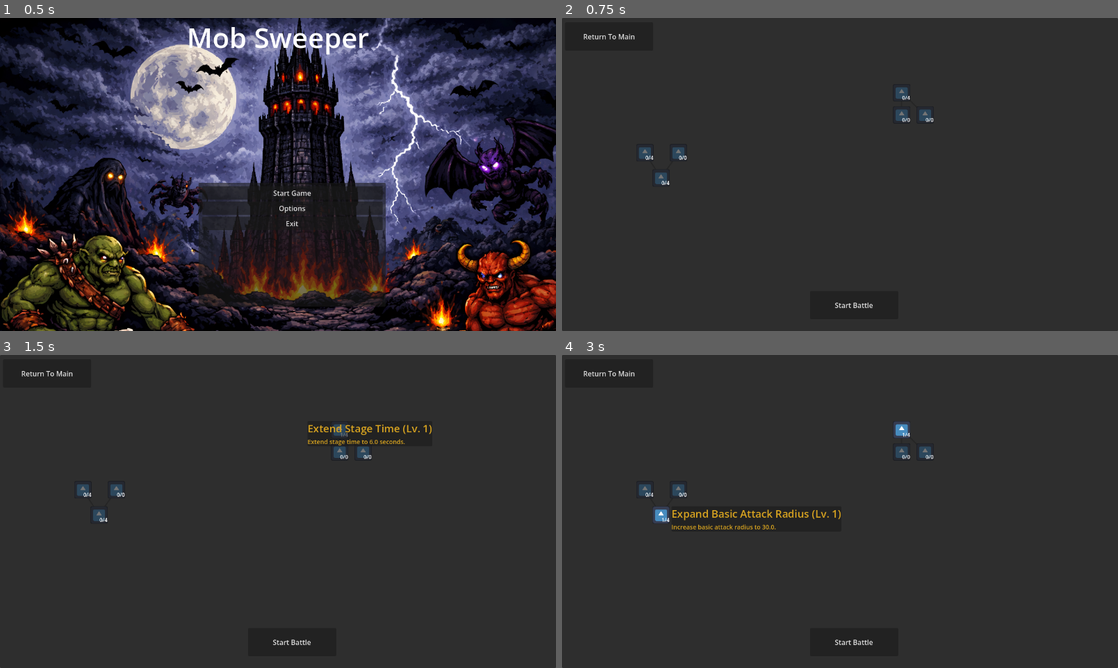
Above: before the commit, frames 1-4 (two rows, left to right).
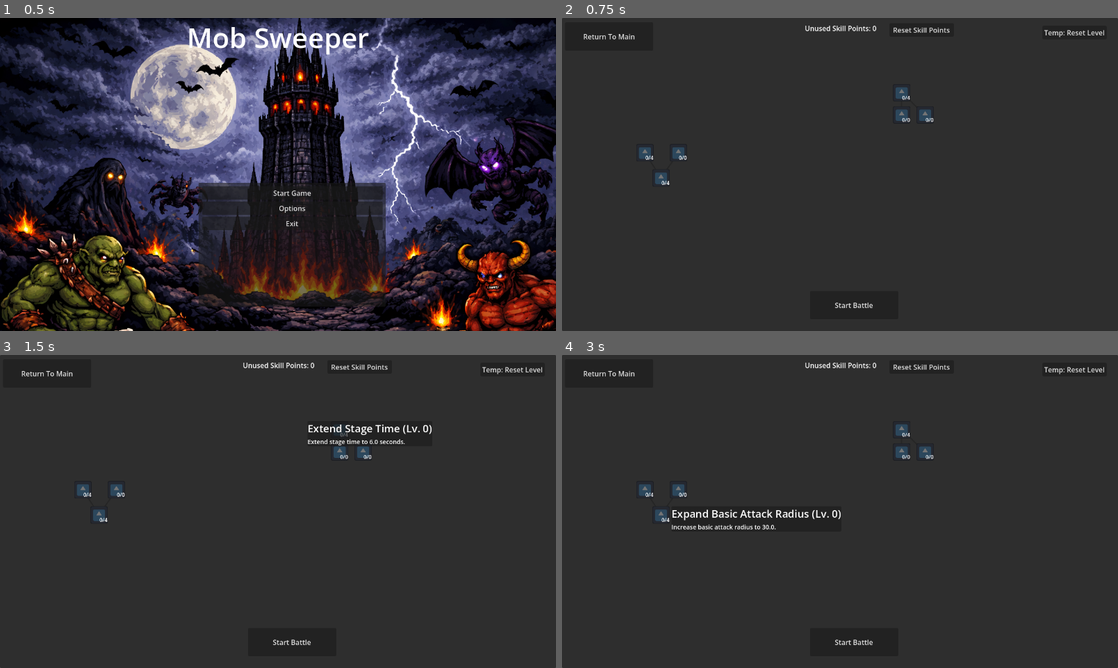
Above: after the commit, the same moments.

Repository: Chopstick83/godot_idle_arpg
Game: Godot game, scene res://mainmenu.tscn
The game is run twice, just before and just after one commit, with the same random seed, the same clock (stepped at 60 frames per second) and the same inputs. The engine's default icon, where the game draws it, is replaced by a stand-in: a white triangle on a blue panel in a dark square.
Inputs (mouse positions are in pixels of both pictures, inside the frame that each line leads up to):
- Up to frame 1 (0.5 s): no input
- Up to frame 2 (0.75 s): click "Start Game" at 0.5 s
- Up to frame 3 (1.5 s): click (339, 430) at 1.25 s
- Up to frame 4 (3 s): click (901, 452) at 2.02 s; click (662, 514) at 2.75 s

Frame 1 is identical in both runs. In frame 2, 0.3% of the frame differs, in the area x 43-98%, y 2-7%; in frame 3, 0.7%; in frame 4, 1.1%, in the area x 16-98%, y 2-56%.

Commit message:
feat: 스킬 트리 포인트 초기화 처리 추가

Diff:
--- a/Localizations/translations.csv
+++ b/Localizations/translations.csv
@@ -29,3 +29,5 @@
 SKILL_DESC_EXPAND_ATTACK_RADIUS,기본 공격 범위 반지름이 {0}로 증가합니다.,Increase basic attack radius to {0}.,,,,,,,,,
 SKILL_TITLE_FASTER_AS,공격 속도 증가,Faster Attack Speed,,,,,,,,,
 SKILL_DESC_FASTER_AS,기본 공격이 {0}초 마다 공격 합니다.,Basic attacks every {0} seconds.,,,,,,,,,
+SKILL_POINT_UNUSED,미사용 스킬 포인트: {0},Unused Skill Points: {0},,,,,,,,,
+RESET_SKILL_POINTS,스킬 포인트 초기화,Reset Skill Points,,,,,,,,,
--- a/SkillTree/Skills/skill_button.gd
+++ b/SkillTree/Skills/skill_button.gd
@@ -14,6 +14,8 @@
 const lined_color = Color("ffff3f")
 
 signal save_requested(id: String, level: int)
+signal point_increased()
+signal point_decreased()
 
 var level: int = 0:
 	set(value):
@@ -44,6 +46,10 @@
 	if level >= desc_param.size():
 		return
 
+	var parent = get_parent().get_parent() as SkillTree
+	if parent.user_tree_data.unspend == 0:
+		return
+
 	level = level+1
 
 	# 하위 찍었을 때 연결 선 색상 변경
@@ -56,6 +62,7 @@
 		if skill is SkillNode and level == 1:
 			skill.disabled = false
 
+	point_decreased.emit()
 	save_requested.emit(id, level)
 
 func _on_gui_input(event: InputEvent) -> void:
@@ -64,7 +71,8 @@
 		if event.button_index == MOUSE_BUTTON_RIGHT and event.pressed:
 			if level > 1:
 				level -= 1
-			else:
+				point_increased.emit()
+			elif level == 1:
 				var all_child_empty = false
 				var child_skills = get_children()
 				for skill in child_skills:
@@ -80,6 +88,7 @@
 					if skill is SkillNode:
 						skill.disabled = true
 				line_2d.default_color = default_color
+				point_increased.emit()
 			save_requested.emit(id, level)
 
 func _on_mouse_entered() -> void:
--- a/SkillTree/skill_tree.gd
+++ b/SkillTree/skill_tree.gd
@@ -2,10 +2,10 @@
 class_name SkillTree
 
 @onready var panel: Panel = $Panel
-@onready var extend_time: SkillNode = $Panel/ExtendTime
-
 @onready var return_to_main_button: Button = $Panel/ReturnToMainButton
 @onready var battle_start_button: Button = $BattleStartButton
+@onready var point_left_label: Label = $Panel/PointLeftLabel
+@onready var reset_skill_point_button: Button = $Panel/ResetSkillPointButton
 
 var user_tree_data: UserTreeData
 
@@ -18,15 +18,49 @@
 func _ready() -> void:
 	return_to_main_button.text = tr("RETURN_TO_MAIN")
 	battle_start_button.text = tr("START_BATTLE")
+	reset_skill_point_button.text = tr("RESET_SKILL_POINTS")
 
 	user_tree_data = SaveManager.load_skill()
+
 	var skill_nodes = panel.find_children("*", "SkillNode", true, false)
 	for child in skill_nodes:
 		child.save_requested.connect(_on_child_save_requested)
+		child.point_increased.connect(_on_child_point_increased)
+		child.point_decreased.connect(_on_child_point_decreased)
 		if user_tree_data.skills.get(child.id):
 			child.level = user_tree_data.skills[child.id]
+
+	update_unspend()
 
 func _on_child_save_requested(id: String, level: int):
 	if id:
 		user_tree_data.skills[id] = level
 	SaveManager.save_skill(user_tree_data)
+
+func _on_child_point_decreased():
+	user_tree_data.unspend -= 1
+	update_unspend()
+	SaveManager.save_skill(user_tree_data)
+
+func _on_child_point_increased():
+	user_tree_data.unspend += 1
+	update_unspend()
+	SaveManager.save_skill(user_tree_data)
+
+func update_unspend():
+	point_left_label.text = tr("SKILL_POINT_UNUSED").format([user_tree_data.unspend])
+
+func _on_temp_level_reset_button_pressed() -> void:
+	var game_data = SaveManager.load_game()
+	game_data.level = 1
+	game_data.xp = 0
+	game_data.max_xp = 100
+	SaveManager.save_game(game_data)
+
+	var skill_data = SaveManager.load_skill()
+	skill_data.unspend = 0
+	skill_data.skills = {}
+	SaveManager.save_skill(skill_data)
+
+func _on_reset_skill_point_button_pressed() -> void:
+	pass # Replace with function body.
--- a/SkillTree/skill_tree.tscn
+++ b/SkillTree/skill_tree.tscn
@@ -27,6 +27,18 @@
 offset_right = 210.0
 offset_bottom = 75.0
 text = "Return To Main"
+
+[node name="PointLeftLabel" type="Label" parent="Panel" unique_id=1146869861]
+layout_mode = 1
+anchors_preset = 5
+anchor_left = 0.5
+anchor_right = 0.5
+offset_left = -39.0
+offset_top = 12.0
+offset_right = 41.0
+offset_bottom = 35.0
+grow_horizontal = 2
+text = "Point Left:"
 
 [node name="ExtendTime" parent="Panel" unique_id=1047147698 instance=ExtResource("1_qyskh")]
 layout_mode = 0
@@ -93,6 +105,22 @@
 title_key = "99"
 desc_key = "00"
 
+[node name="TempLevelResetButton" type="Button" parent="Panel" unique_id=1520780117]
+layout_mode = 0
+offset_left = 1106.0
+offset_top = 18.0
+offset_right = 1254.0
+offset_bottom = 49.0
+text = "Temp: Reset Level"
+
+[node name="ResetSkillPointButton" type="Button" parent="Panel" unique_id=246506634]
+layout_mode = 0
+offset_left = 754.0
+offset_top = 12.0
+offset_right = 902.0
+offset_bottom = 43.0
+text = "Reset Skill Points"
+
 [node name="BattleStartButton" type="Button" parent="." unique_id=1847335580]
 layout_mode = 0
 offset_left = 571.0
@@ -102,4 +130,6 @@
 text = "Battle Start"
 
 [connection signal="pressed" from="Panel/ReturnToMainButton" to="." method="_on_return_to_main_button_pressed"]
+[connection signal="pressed" from="Panel/TempLevelResetButton" to="." method="_on_temp_level_reset_button_pressed"]
+[connection signal="pressed" from="Panel/ResetSkillPointButton" to="." method="_on_reset_skill_point_button_pressed"]
 [connection signal="pressed" from="BattleStartButton" to="." method="_on_battle_start_button_pressed"]
--- a/main.gd
+++ b/main.gd
@@ -64,8 +64,8 @@
 	exp_label_base = tr("EARNED_EXP")
 
 	user_tree_data = SaveManager.load_skill()
-	attack_radius_level = user_tree_data.skills.get("EXPAND_ATTACK")
-	attack_wait_time_level = user_tree_data.skills.get("FASTER_AS")
+	attack_radius_level = user_tree_data.skills.get("EXPAND_ATTACK", 0)
+	attack_wait_time_level = user_tree_data.skills.get("FASTER_AS", 0)
 	collision_shape_2d.shape.radius = attack_radius_array[attack_radius_level]
 	attack_timer.wait_time = attack_wait_time_array[attack_wait_time_level]
 
@@ -74,7 +74,7 @@
 	exp_progress_bar.value = user_save_data.xp
 
 	reset_enemies()
-	wait_time_level = user_tree_data.skills.get("EXTEND_TIME")
+	wait_time_level = user_tree_data.skills.get("EXTEND_TIME", 0)
 	reset_timer(wait_time_array[wait_time_level])
 
 func reset_enemies():
@@ -133,6 +133,10 @@
 
 		update_exp_text(user_save_data.xp)
 
+		var skill = SaveManager.load_skill()
+		skill.unspend += 1
+		SaveManager.save_skill(skill)
+
 	# 이 부분 적 사망시에 호출되는 시그널이라 tween과 update_text로 사용하지 않도록 수정 필요
 	var tween = create_tween()
 	tween.tween_property(exp_progress_bar, "value", user_save_data.xp, 0.1).set_trans(Tween.TRANS_SINE)
@@ -165,3 +169,6 @@
 
 func _on_return_to_base_button_pressed() -> void:
 	get_tree().change_scene_to_file("res://SkillTree/skill_tree.tscn")
+
+func _on_button_pressed() -> void:
+	get_tree().change_scene_to_file("res://SkillTree/skill_tree.tscn")
--- a/main.tscn
+++ b/main.tscn
@@ -83,6 +83,13 @@
 offset_bottom = 461.0
 text = "Return To Base"
 
+[node name="TempExitButton" type="Button" parent="." unique_id=444521619]
+offset_left = 1186.0
+offset_top = 30.0
+offset_right = 1275.0
+offset_bottom = 61.0
+text = "Temp: Exit"
+
 [node name="AttackTimer" type="Timer" parent="." unique_id=869664556]
 wait_time = 0.5
 autostart = true
@@ -106,5 +113,6 @@
 [connection signal="value_changed" from="ExpProgressBar" to="." method="_on_exp_progress_bar_value_changed"]
 [connection signal="pressed" from="ResultPanel/ContinueBattleButton" to="." method="_on_continue_battle_button_pressed"]
 [connection signal="pressed" from="ResultPanel/ReturnToBaseButton" to="." method="_on_return_to_base_button_pressed"]
+[connection signal="pressed" from="TempExitButton" to="." method="_on_button_pressed"]
 [connection signal="timeout" from="AttackTimer" to="." method="_on_attack_timer_timeout"]
 [connection signal="timeout" from="StageTimer" to="." method="_on_stage_timer_timeout"]
Binary file changed: Localizations/translations.en_US.translation
Binary file changed: Localizations/translations.ko_KR.translation
